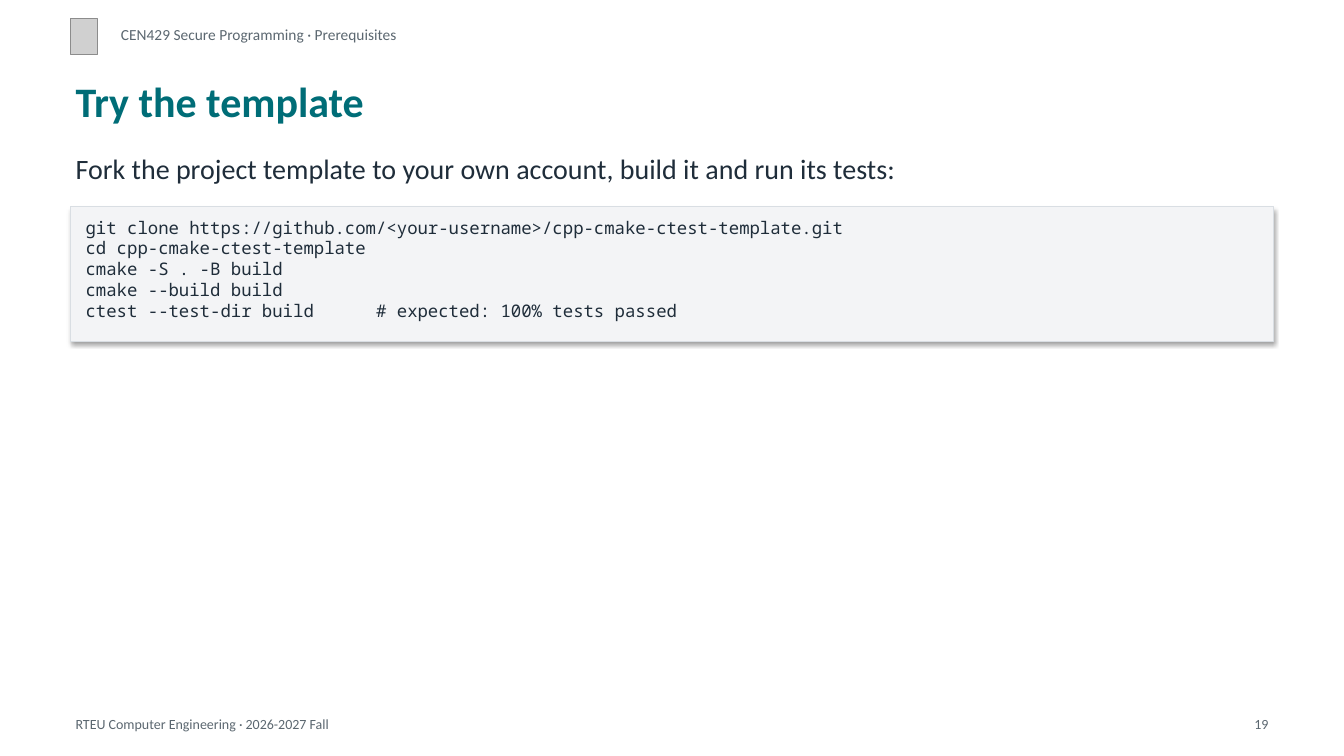
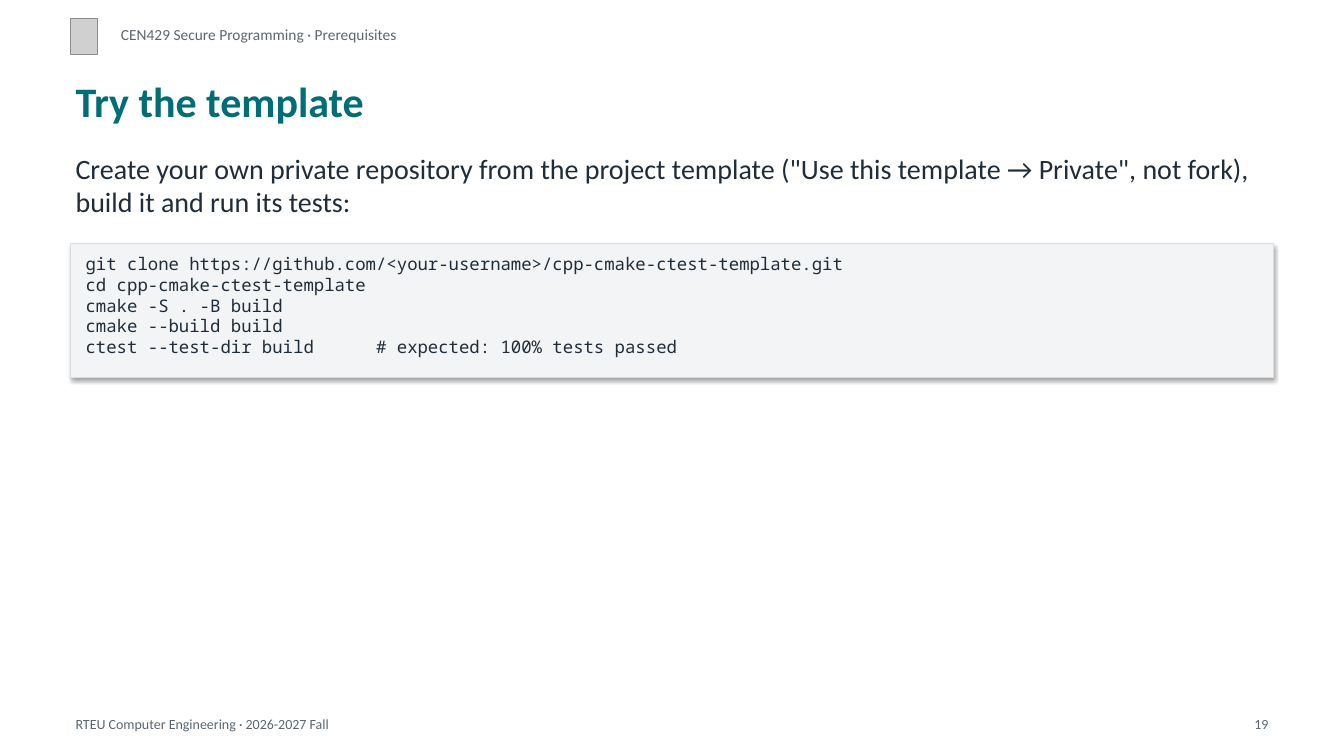
Before and after one commit to ucoruh/cen429-secure-programming, a slide deck: slide 19 of docs/prerequisites/cen429-on-gereksinimler-sunum.en.pptx. Drawn at 1344x756 pixels with LibreOffice and Linux fonts; fonts in the diff are those of the drawing; grey boxes stand for pictures. Boxes give left, top, right and bottom in pixels: in the first picture for what was removed or moved away, otherwise in the second. Text is boxed around its words. In the diff, an @@ line names an element or a change of style, - is before the commit and + after.

Commit message:
Takım en çok 5 kişi, 10 dakikalık gösterim yerleri, depo şablondan (fork yok), paylaşılan takım listesi; çıktılar yeniden üretildi

```diff
--- a/docs/prerequisites/cen429-on-gereksinimler-sunum.en.pptx
+++ b/docs/prerequisites/cen429-on-gereksinimler-sunum.en.pptx
@@ text at bbox=[76, 158, 1249, 212]: text changed @@
-Fork the project template to your own account, build it and run its tests:
+Create your own private repository from the project template ("Use this template → Private", not fork), build it and run its tests:
@@ rectangle "git clone https://github.com/<your-username>/cpp-cmake-ctest ...": place and size @@
-rectangle "git clone https://github.com/<your-username>/cpp-cmake-ctest ..." at bbox=[71, 207, 1273, 341]
+rectangle "git clone https://github.com/<your-username>/cpp-cmake-ctest ..." at bbox=[71, 243, 1273, 377]
```
Also in this commit, not shown: 2 other slides changed, 27 other files.
